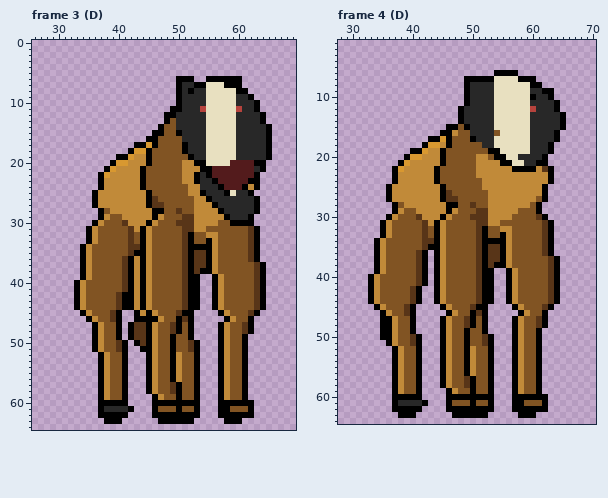
Pixel-art file: assets/enemies/86_leucrocotta.aseprite. This is how it looked before the edit.
98x65 pixels, 25 frames. Shown: frame 3 (D): x 26..69, y 0..64; frame 4 (D): x 28..70, y 1..64. The commit also changed other frames, which this record leaves out.
And afterwards:
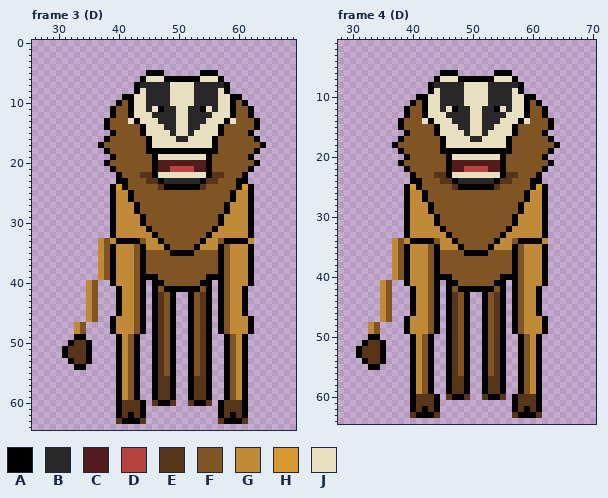
Palette (. is transparent): A #000000  B #282828  C #531b1c  D #b6433d  E #583518  F #815423  G #c18a39  H #d89830  J #e8e0c0
Change:
Changed rows in their new state; - is an unchanged pixel.
Frame 3 (D):
first column x 31:
 5 --------------AAA------AAA---------
 6 -------------AJJJAA---AJJJ-...-----
 7 ------------ABBBBBJJJJBBBBB-..-----
 8 ------------AJBBBBJJJJ--BB-A...----
 9 ----------AAJJBBBBJJJJ--BB--AA..---
10 ---------AFAJJBBBBJJJJ--BB--AFA..--
11 --------AFFAJJBJABBJJ--A-B--AFFA.--
12 --------AFFAJJJBBBBJJ---B---AFFA..-
13 -------AFFFJAJJJBBBJJ------A-FFFA.-
14 -------AFFFFFAJJJBBJJ--J--AFFFFFA..
15 --------AFFFFAJJJJBJJ-JJ--AFFFFA...
16 -------AFFFFFF-JJJJB-JJJ-AFFFFFFA..
17 ------AFFFFFFFAJJJJJJJJJ-AFFFFFFFA.
18 -------AFFFFFF-AAAAA-AAAAAFFFFFFA..
19 --------AFFFFFFAJJJJJJJJAFFFFFFA...
20 -------AFFFFFFFACCCCCCCCAFFFFFFF-.-
21 -------.AFFFFF-ACCDDDDCC-FFFFFFA..-
22 ------...AFFFEEAJJJJJJJJ-EEFFFA..--
23 ------...AAFFFEEABBBBBBAEEFFFAA..--
24 ------..AHAFFF--EAAAAAAEFFFFFAHA.--
25 -----...A--AFFF------FFFFFFFAGG----
26 -----...A--AFFFF------FFFFFFAGGA.--
27 -----...A---AFFFF-----FFFFFAGGGA.--
28 ------..A---AFFFF--F--FFFFFAGGGA.--
29 ------..AG---AFFF---FFFFFFAGGGG----
30 -----...AGG--AFF---FFFFFFFAGGGG----
31 ----....AGGG-GA-----FFFF-AGGGGGA.--
32 ----....AGGGGG-A----FF--A-GGGGGA.--
33 ----..G-GAAAAF-GA---FF-AG--AAAAG.--
34 ---...G-AGGGF--GGA--FF-GG-A-GGGA.--
35 ---...G-AGGGF-F---AAA-FFFFA-GGGA.--
36 ---...G-AGGGF-F-----FFFFFFA-GGGA.--
37 ---...G-AGGGF-F-----FFFFFFA-GGGA..-
38 ---...G-AGGGF-F-----FFFFFFA-GGGA..-
39 ---...G-AGGGF-AA----FFFFA-A-GGGA..-
40 --..G-..AGGGF-.AA---FFFAA.A-GGGA..-
41 --..G-...AGGF-.A-AAAA--FA.A-GGA...-
42 --..G-...AGGF-.AE-A..-FEA.A-GGA...-
43 --..G-...AGGF-.AE-A..-FEA.A-GGA...-
44 --..G-...AGGF-.AE-A..-FEA.A-GGA...-
45 ---.--...-GGFA.AE-A..-FEA--FGGA..--
46 ----GF..AGGGF-.-E-A..-FEA-AF-GG----
47 --GF-...AGGGFA.AE-A..-FEA--FGGG----
48 --GF-...AGGGFA.AE-A..-FEA--FGGG----
49 --AA-....-GFA..AE--..-FEA-.A-G-----
50 -AEEA....AGF-..AE--..AFEA-.A-G-----
51 AEEEA....AGFA..AE--..AFEA-.A-G-----
52 AEEEA-...AGFA-.AE--..AFEA-.A-G-----
53 -AEEA-...AGFA-.AE--..AFEA-.A-G-----
54 --AA--...AGFA-.AE--..AFEA-.A-G-----
55 ------...AGFA-.AE--..AFEA-.A-G-----
56 ------...AGFA-.AEE-..AEEA-.A-G-----
57 ------...AGFA-.AEEA..AEEA-.A-G-----
58 ------...AGFA-.AEEA..AEEA-.A-G-----
59 ------...AGFA---EEA..AEEA-.A-G-----
60 ------...-EEEA-E--E..E-AE--EEE-.---
61 ------...AEEEA-........----EEEA.---
62 ------...-EAEA-........----E-E-.---
63 -------..EAAAE--......----E---E----
Frame 4 (D):
first column x 31:
 6 --------------AAA---------.--------
 7 -------------AJJJA--------A...-----
 8 ------------ABBBBBJJJJ-BBBBA...----
 9 ------------AJBBBBJJJJ-BBB-A.....--
10 ----------AAJJBBBBJJJJ-BBB--A-...--
11 ---------AFAJJBBBBJJJJ-BBB--AFA...-
12 --------AFFAJJBJAB-JJ--A-B--AFFA..-
13 --------AFFAJJJBBB-JJ--BB---AFFA...
14 -------AFFFJAJJJBB-JJ--B---A-FFFA..
15 -------AFFFFFAJJJBBJJ-----AFFFFFA..
16 --------AFFFFAJJJJBJJ-JJ--AFFFFA..-
17 -------AFFFFFFAJJJJB-JJ--AFFFFFFA.-
18 ------AFFFFFFFAJJJJJJJJ--AFFFFFFFA-
19 -------AFFFFFF-AAAAAAA--AAFFFFFF---
20 ---------FFFFFFAJJJJJJJJ-FFFFFF----
21 --------FFFFFFFACCCCCCCC-FFFFFFFA--
22 ------..AFFFFF-ACCDDDDCCAFFFFFFA.--
23 ------...AFFFEEAJJJJJJJJAEEFFFA..--
24 ------...AAFFFEEABBBBBBAEEFFFAA..--
25 -----...AHAFFFF-EAAAAAAEFFFFFAH----
26 -----...A--AFFFF------FFFFFFA------
27 -----...A--AFFFFF-----FFFFFFA-G----
28 ------..A---AFFFF--F--FFFFFA-GGA---
29 ------..AG--AFFFF---FFFFFFFAGGGA---
30 -----...AGG--AFF---FFFFFFFAGGGG----
31 ----....AGGG--F-----FFFF--AGGGGA.--
32 ----....AGGGGGA-----FF--FAGGGGGA.--
33 ----....AGGGGG-A----FF----GGGGGA.--
34 ---...G-GAAAAF-GA---FFF-G--AAAAG.--
35 ---...G-AGGGF--GGA--FFAGG-A-GGGA.--
36 ---...G-AGGGF-F---AAA-FFFFA-GGGA.--
37 ---...G-AGGGF-F-----FFFFFFA-GGGA..-
38 ---...G-AGGGF-F-----FFFFFFA-GGGA..-
39 ---...G-AGGGF-F-----FFFFFFA-GGGA..-
40 --....G-AGGGF-AA----FFFFA-A-GGGA..-
41 --..G-..AGGGF-.AA---FFFAA.A-GGGA..-
42 --..G-...AGGF-.A-AAAA--FA.A-GGA...-
43 --..G-...AGGF-.AE-A..-FEA.A-GGA...-
44 --..G-...AGGF-.AE-A..-FEA.A-GGA...-
45 ---.--...-GGFA.AE-A..-FEA--FGGA..--
46 ----GF...-GGFA--E-A..-FEA-AF-GA.---
47 ----GF..AGGGFA.AE-A..-FEA--FGGG----
48 --GF....AGGGFA.AE-A..-FEA--FGGG----
49 --GF....AGGGFA.AE--..-FEA--FGGGA---
50 --AA.....AGFA-.AE--..AFEA-.A-G-----
51 -AEEA....AGFA-.AE--..AFEA-.A-G-----
52 AEEEA-...AGFA-.AE--..AFEA-.A-G-----
53 AEEEA-...AGFA-.AE--..AFEA-.A-G-----
54 -AEEA-...AGFA-.AE--..AFEA-.A-G-----
55 --AA--...AGFA-.AE--..AFEA-.A-G-----
56 ------...AGFA-.AE--..AFEA-.A-G-----
57 ------...AGFA-.AEEA..AEEA-.A-G-----
58 ------...AGFA-.AEEA..AEEA-.A-G-----
59 ------...AGFA---EEA..AEEA-.A-G-----
60 ------...-EEEA-E--E..E-AE--EEE-.---
61 ------...AEEEA-........----EEEA.---
62 ------...-EAEA-........----E-E-.---
63 -------..EAAAE--......----E---E----
